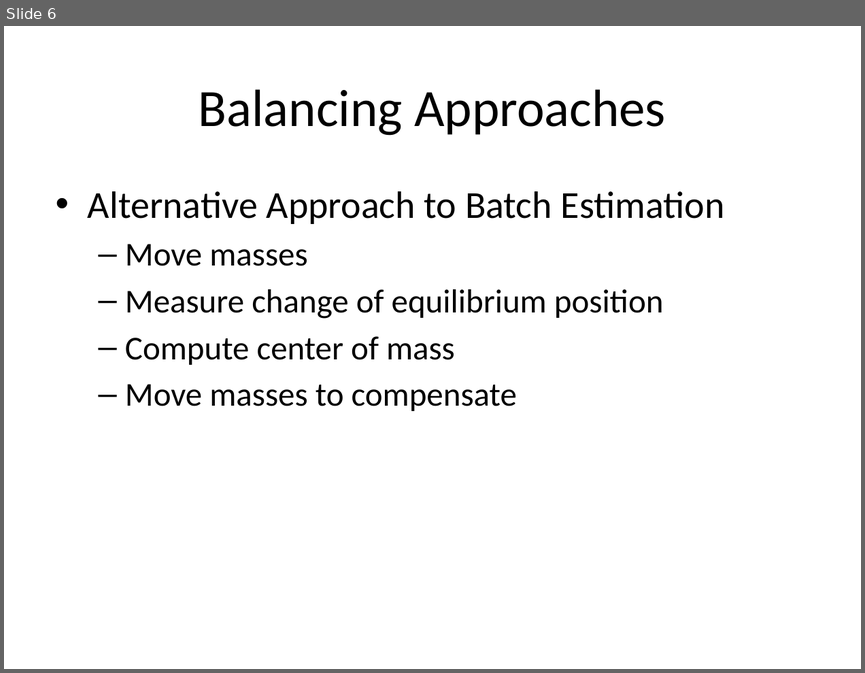
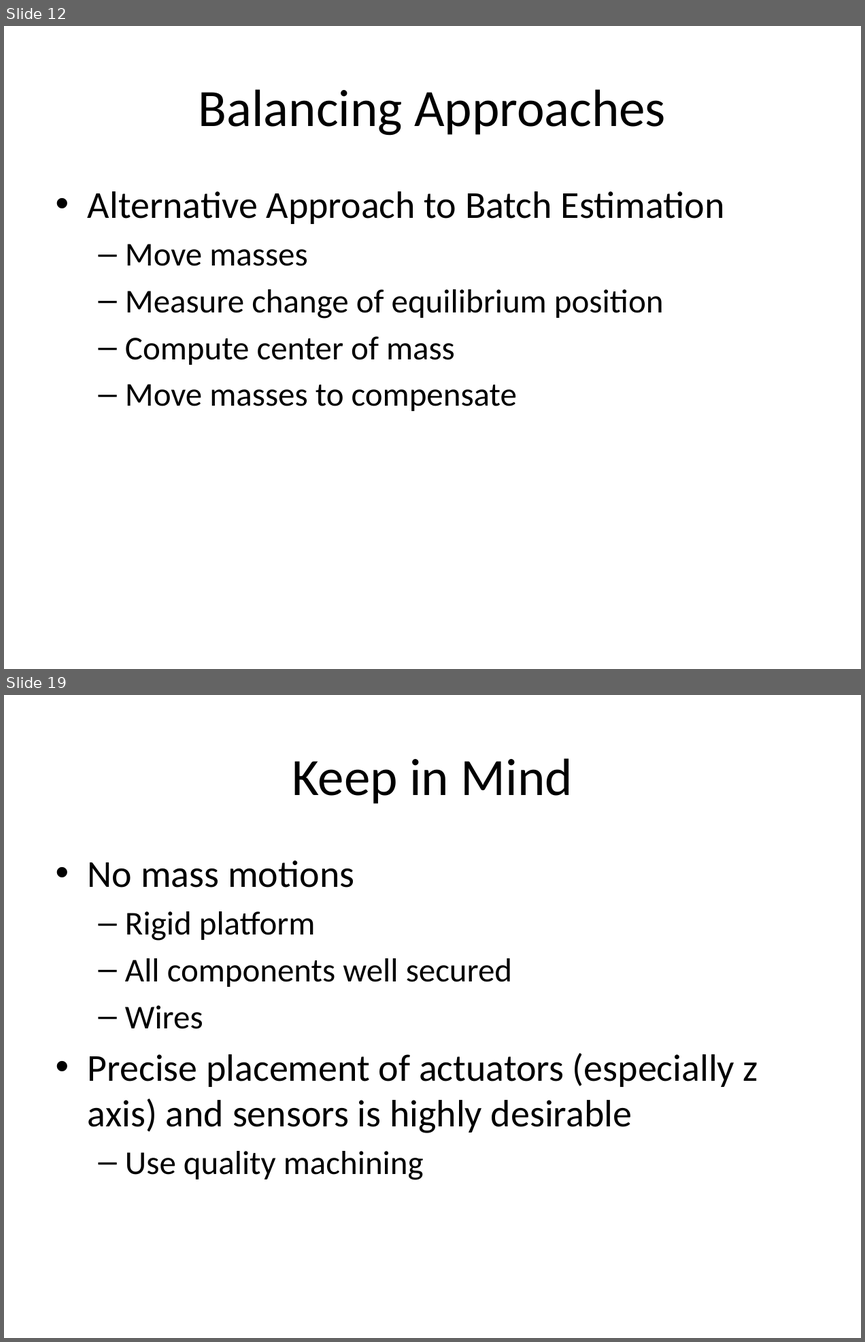
Before and after one commit to drivkin/Autobalance, a slide deck: presentations/balancer pres 1.pptx. Shown one above the other, each under a label of ours: slide 6 before the commit, slides 12 and 19 after it; the slides between them are not shown. The pictures are 865x673 and 865x1342 pixels, drawn with LibreOffice and Linux fonts; fonts in the diff are those of the drawing. Boxes give left, top, right and bottom in pixels: in the first picture for what was removed or moved away, otherwise in the second. Text is boxed around its words. In the diff, an @@ line names an element or a change of style, - is before the commit and + after.

```diff
--- a/presentations/balancer pres 1.pptx
+++ b/presentations/balancer pres 1.pptx
@@ slide 19 added at box(4, 695, 861, 1338), background #FFFFFF @@
@@ title added at box(292, 758, 572, 804), 44 pt, text #000000 @@
+Keep in Mind
@@ text added at box(88, 860, 758, 1180), 32 pt, text #000000 @@
+• No mass motions
+  – Rigid platform
+  – All components well secured
+  – Wires
+• Precise placement of actuators (especially z axis) and sensors is highly desirable
+  – Use quality machining
@@ what was slide 6 is now slide 12 @@
```
Also in this commit, not shown: 4 slides changed, 12 other slides added, 1 slide removed, 12 other files.
